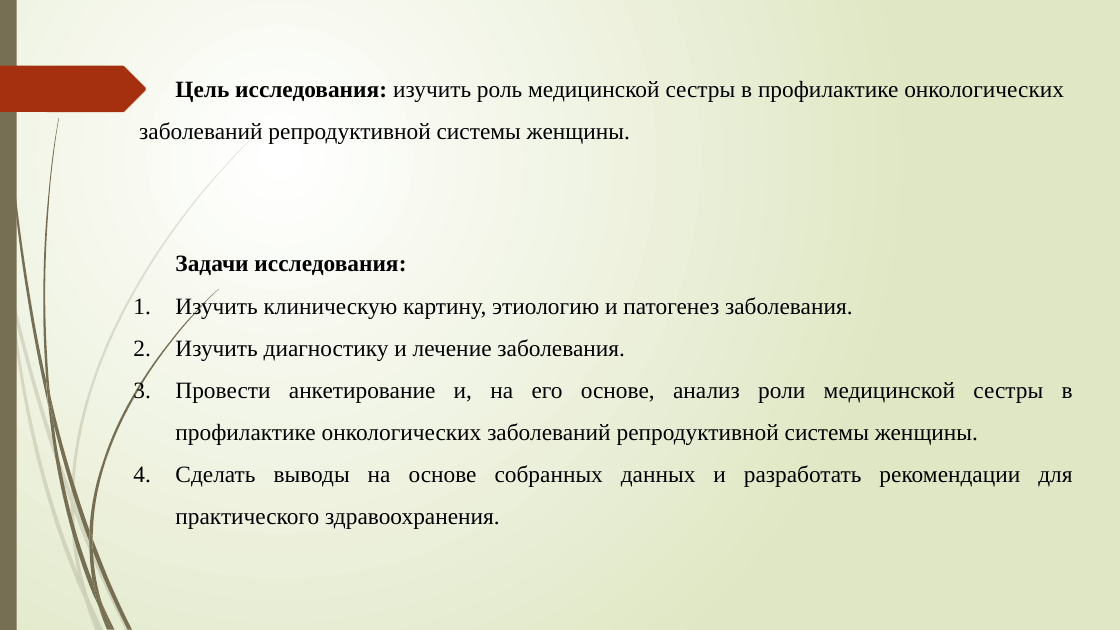
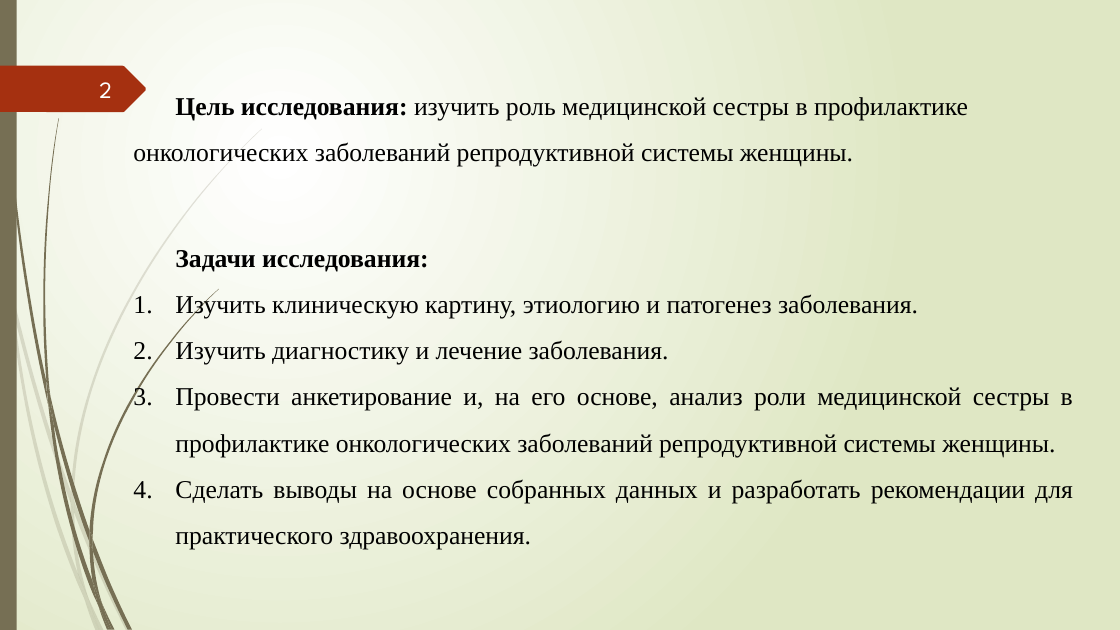
Before and after one commit to cottarius/kate-kurs, a slide deck: slide 2 of ProkopenkoES.pptx. Drawn at 1120x630 pixels with LibreOffice and Linux fonts; fonts in the diff are those of the drawing. Boxes give left, top, right and bottom in pixels: in the first picture for what was removed or moved away, otherwise in the second. Text is boxed around its words. In the diff, an @@ line names an element or a change of style, - is before the commit and + after.

```diff
--- a/ProkopenkoES.pptx
+++ b/ProkopenkoES.pptx
@@ page number added at (99, 82, 112, 98), 20 pt, text #FEFFFF @@
+2
@@ text at (133, 97, 968, 166): text changed; size 20 to 22 pt @@
-Цель исследования: изучить роль медицинской сестры в профилактике онкологических
-заболеваний репродуктивной системы женщины.
+Цель исследования: изучить роль медицинской сестры в профилактике онкологических заболеваний репродуктивной системы женщины.
@@ text "Задачи исследования:" at (175, 250, 1073, 550): size 20 to 22 pt @@
```
Also in this commit, not shown: 15 slides added, 2 other files.
